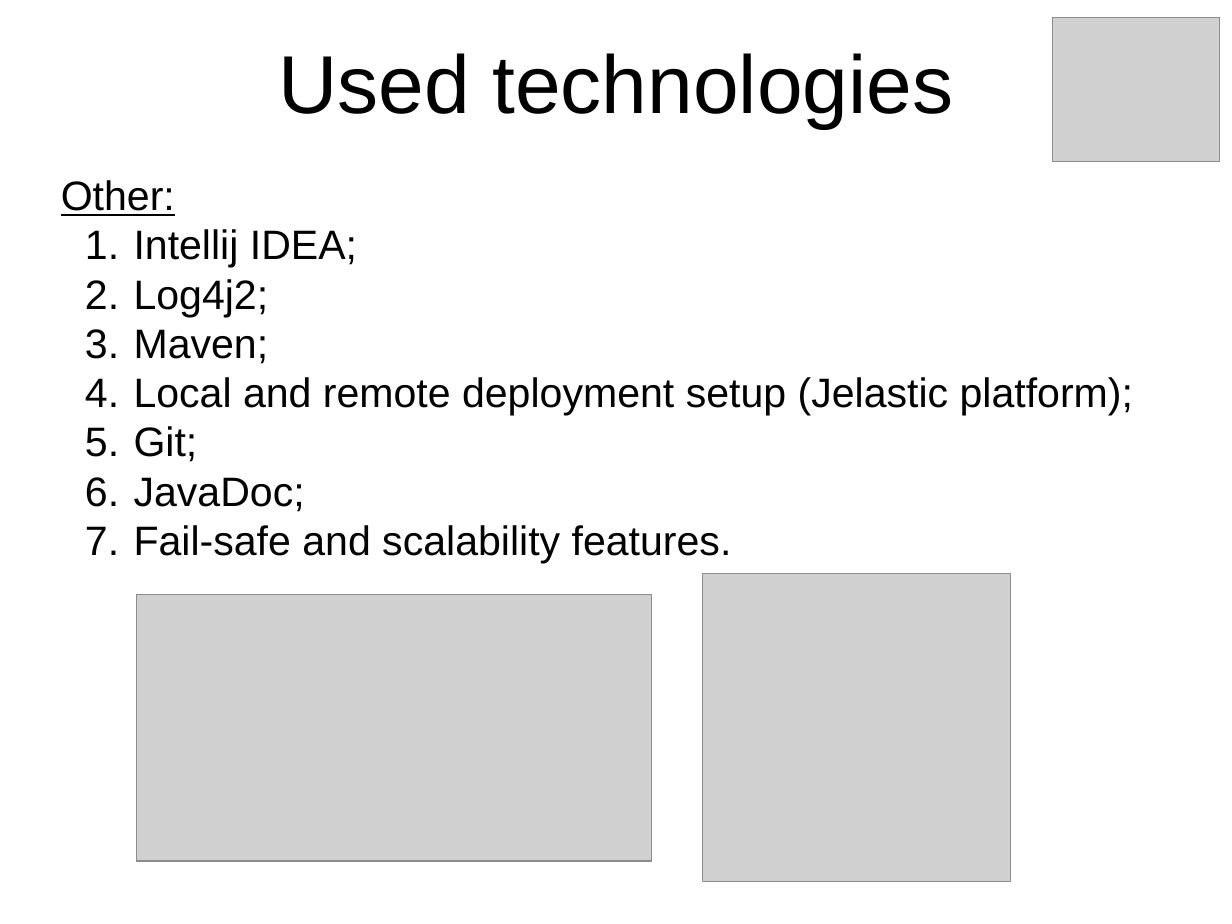
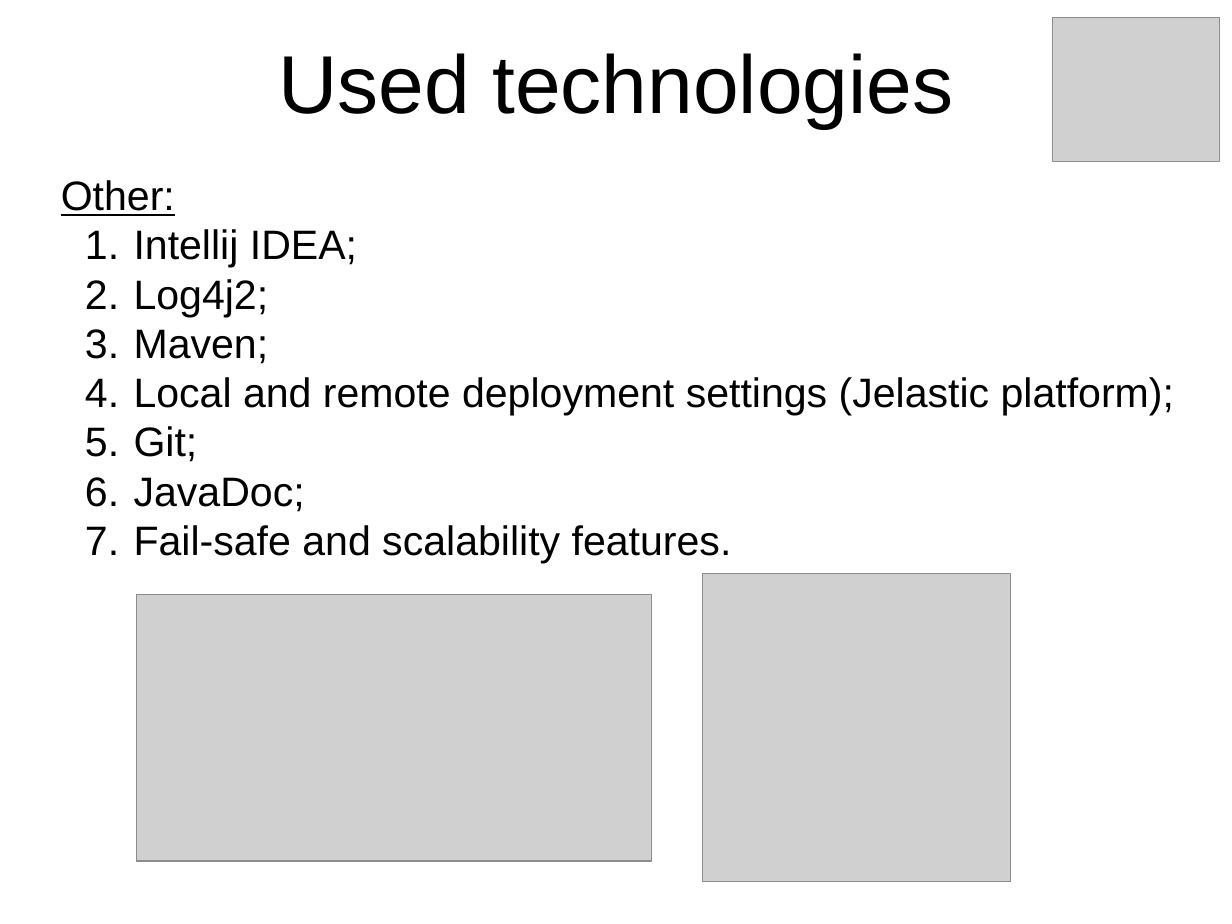
Before and after one commit to jahstreet/JCasino, a slide deck: slide 17 of JCasino presentation.pptx. Drawn at 1232x924 pixels with LibreOffice and Linux fonts; fonts in the diff are those of the drawing; grey boxes stand for pictures; background and template pictures are left out. Boxes give left, top, right and bottom in pixels: in the first picture for what was removed or moved away, otherwise in the second. Text is boxed around its words. In the diff, an @@ line names an element or a change of style, - is before the commit and + after.

```diff
--- a/JCasino presentation.pptx
+++ b/JCasino presentation.pptx
@@ text at (x1=134, y1=377, x2=1174, y2=415): text changed @@
-4. Local and remote deployment setup (Jelastic platform);
+4. Local and remote deployment settings (Jelastic platform);
```
Also in this commit, not shown: 13 other slides changed, 15 other files.
